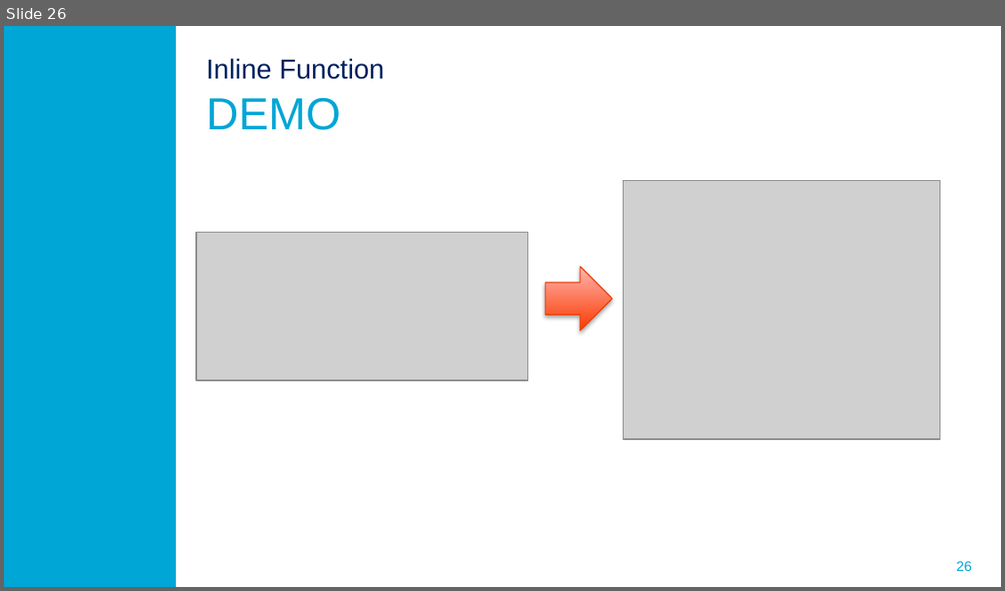
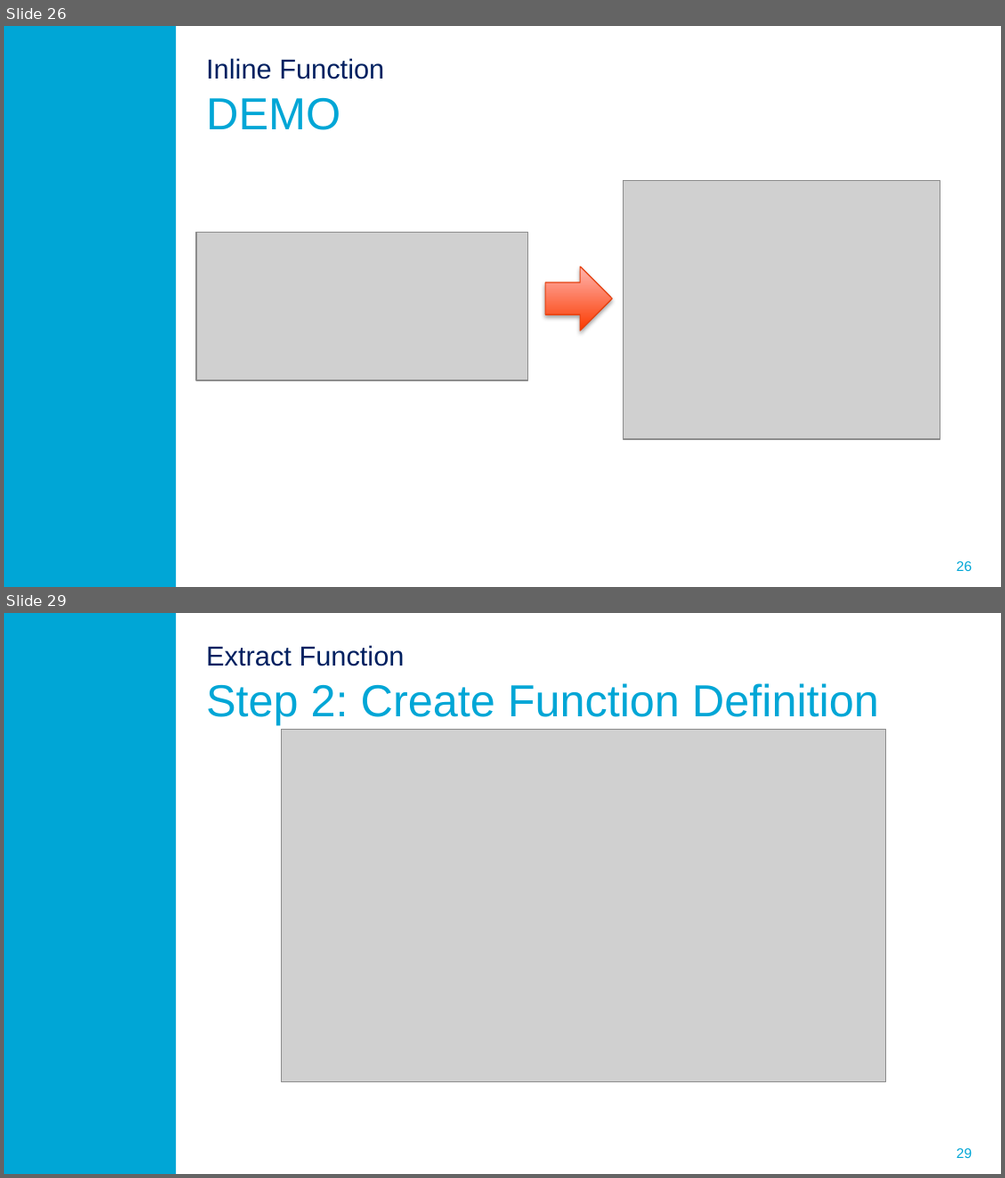
Before and after one commit to ProMisDev/metaborg-tiger, a slide deck: presentation/Misteli_Refactoring_in_Spoofax.pptx. Shown one above the other, each under a label of ours: slide 26 before the commit, slides 26 and 29 after it; the slides between them are not shown. The pictures are 1005x591 and 1005x1178 pixels, drawn with LibreOffice and Linux fonts; fonts in the diff are those of the drawing; grey boxes stand for pictures; background and template pictures are left out. Boxes give left, top, right and bottom in pixels: in the first picture for what was removed or moved away, otherwise in the second. Text is boxed around its words. In the diff, an @@ line names an element or a change of style, - is before the commit and + after.

```diff
--- a/presentation/Misteli_Refactoring_in_Spoofax.pptx
+++ b/presentation/Misteli_Refactoring_in_Spoofax.pptx
@@ slide 29 added at [4,613,1001,1174], background #FFFFFF; not listed: 2 template elements that a slide beside it also shows @@
@@ title added at [206,645,879,725], 32.4 pt, text #00A6D6 @@
+Extract Function
+Step 2: Create Function Definition
@@ picture added at [281,729,885,1081] @@
```
Also in this commit, not shown: 7 slides changed, 10 other slides added.
